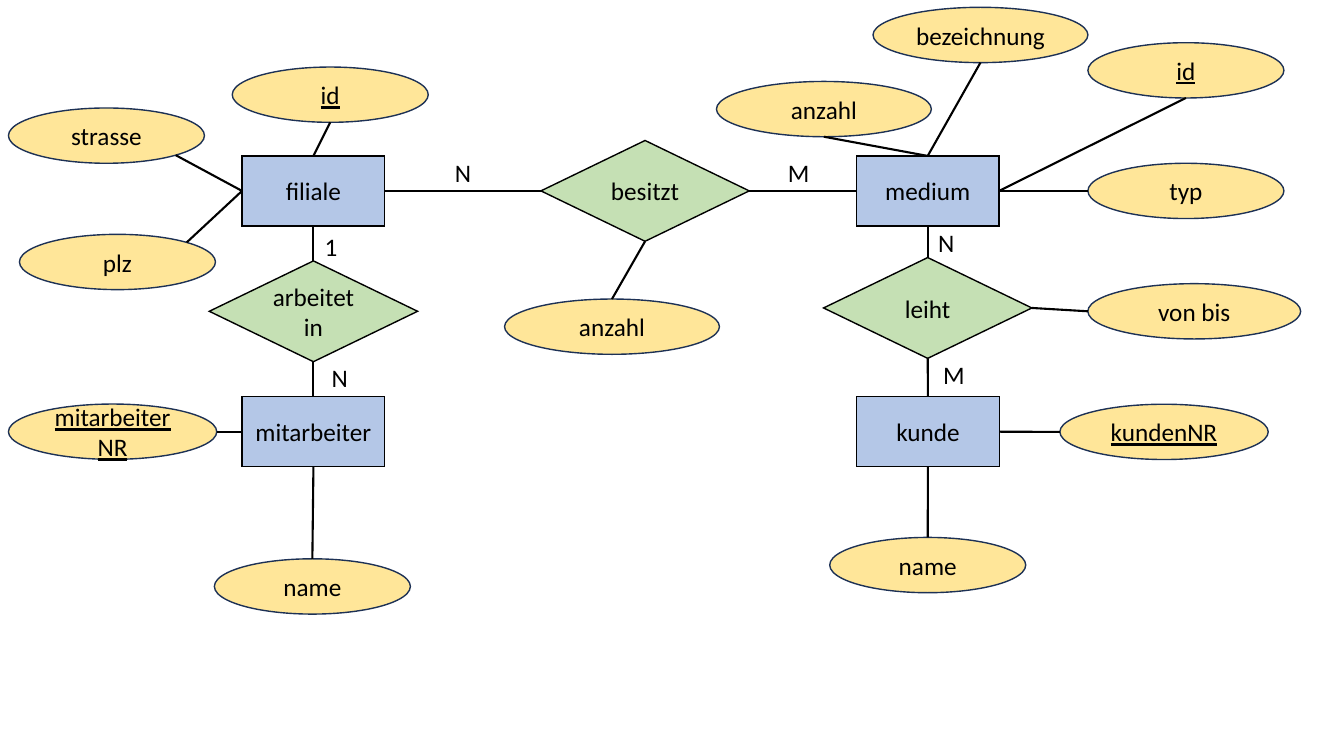
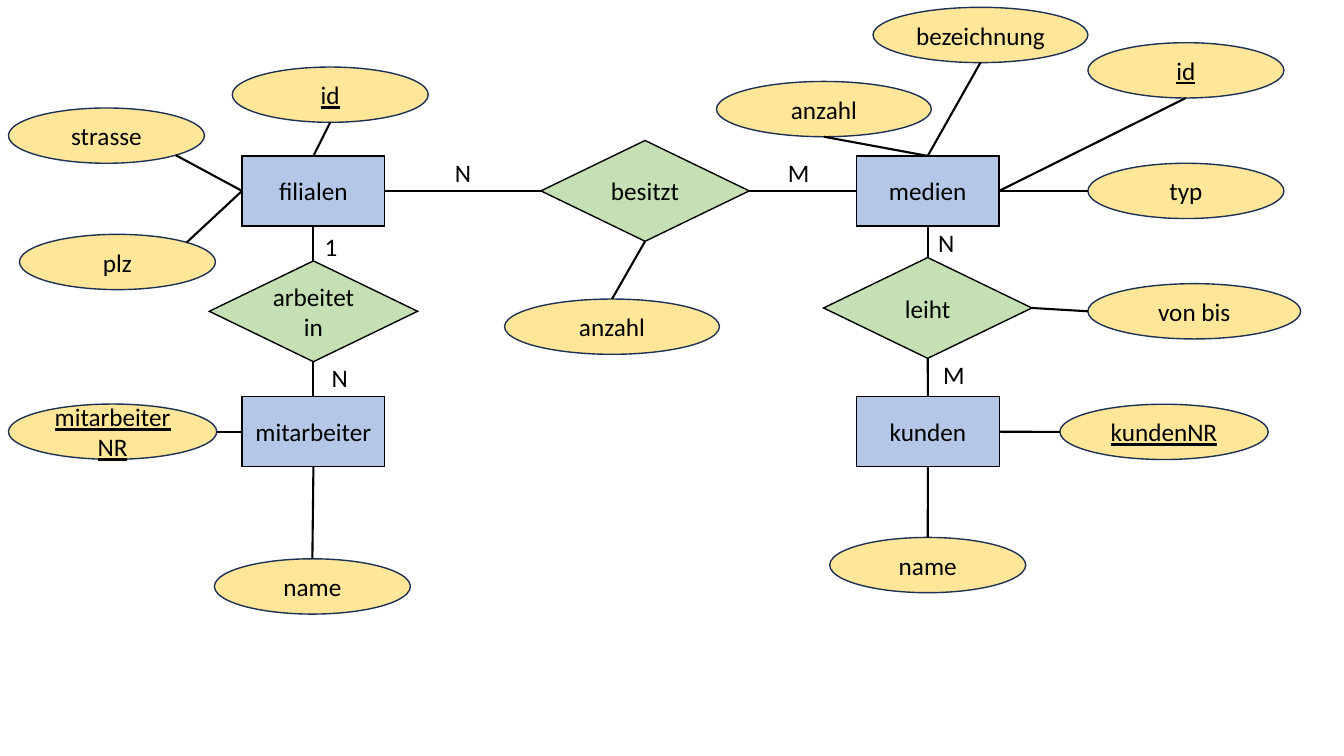
Before and after one commit to hoerm007/DatenbankenSkript_KaufmBK_BW, a slide deck: slide 6 of pics/ERMs.pptx. Drawn at 1344x756 pixels with LibreOffice and Linux fonts; fonts in the diff are those of the drawing. Boxes give left, top, right and bottom in pixels: in the first picture for what was removed or moved away, otherwise in the second. Text is boxed around its words. In the diff, an @@ line names an element or a change of style, - is before the commit and + after.

```diff
--- a/pics/ERMs.pptx
+++ b/pics/ERMs.pptx
@@ text in rectangle at (279,182,347,200): text changed @@
-filiale
+filialen
@@ text in rectangle at (889,182,966,200): text changed @@
-medium
+medien
@@ text in rectangle at (890,423,967,441): text changed @@
-kunde
+kunden
```
Also in this commit, not shown: 6 other slides changed, 1 slide added, 38 other files.
